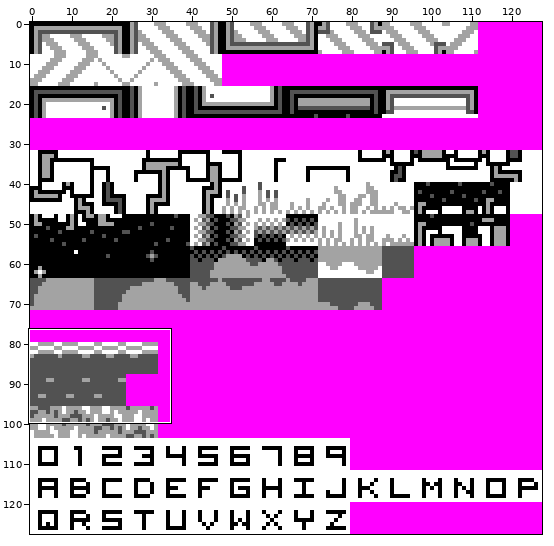
A sprite sheet gets an edit: src/data/tiles.bg.png. Above: a wide view before the commit, with the close-up outlined.
Close-up. Earlier state:
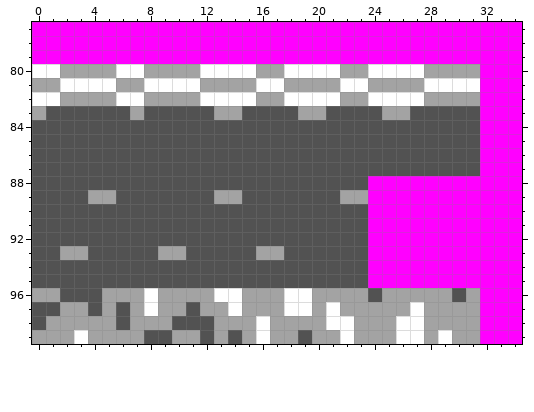
The file is 128x128 pixels. Shown: x 0..34, y 77..99. The commit also changed other parts of the picture, which this record leaves out.
After:
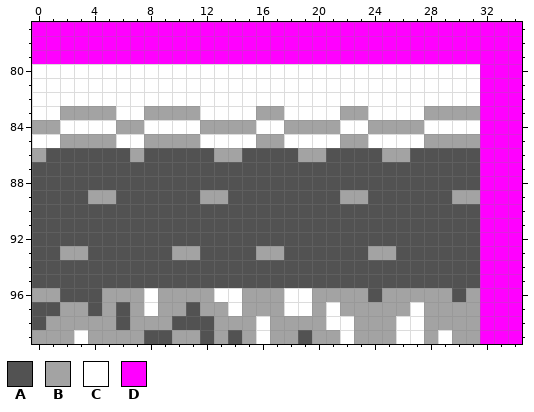
Palette (. is transparent): A #525252  B #a3a3a3  C #ffffff  D #ff00ff
Changes in this commit:
@@ x 0..34 @@
  79 DDDDDDDDDDDDDDDDDDDDDDDDDDDDDDDDDDD
- 80 CCBBBBCCBBBBCCCCBBCCCCBBCCCCBBBBDDD
- 81 BBCCCCBBCCCCBBBBCCBBBBCCBBBBCCCCDDD
- 82 CCBBBBCCBBBBCCCCBBCCCCBBCCCCBBBBDDD
- 83 BAAAAAABAAAAABBAAAABBAAAABBAAAAADDD
- 84 AAAAAAAAAAAAAAAAAAAAAAAAAAAAAAAADDD
- 85 AAAAAAAAAAAAAAAAAAAAAAAAAAAAAAAADDD
- 86 AAAAAAAAAAAAAAAAAAAAAAAAAAAAAAAADDD
+ 80 CCCCCCCCCCCCCCCCCCCCCCCCCCCCCCCCDDD
+ 81 CCCCCCCCCCCCCCCCCCCCCCCCCCCCCCCCDDD
+ 82 CCCCCCCCCCCCCCCCCCCCCCCCCCCCCCCCDDD
+ 83 CCBBBBCCBBBBCCCCBBCCCCBBCCCCBBBBDDD
+ 84 BBCCCCBBCCCCBBBBCCBBBBCCBBBBCCCCDDD
+ 85 CCBBBBCCBBBBCCCCBBCCCCBBCCCCBBBBDDD
+ 86 BAAAAAABAAAAABBAAAABBAAAABBAAAAADDD
  87 AAAAAAAAAAAAAAAAAAAAAAAAAAAAAAAADDD
- 88 AAAAAAAAAAAAAAAAAAAAAAAADDDDDDDDDDD
- 89 AAAABBAAAAAAABBAAAAAAABBDDDDDDDDDDD
- 90 AAAAAAAAAAAAAAAAAAAAAAAADDDDDDDDDDD
- 91 AAAAAAAAAAAAAAAAAAAAAAAADDDDDDDDDDD
- 92 AAAAAAAAAAAAAAAAAAAAAAAADDDDDDDDDDD
- 93 AABBAAAAABBAAAAABBAAAAAADDDDDDDDDDD
- 94 AAAAAAAAAAAAAAAAAAAAAAAADDDDDDDDDDD
- 95 AAAAAAAAAAAAAAAAAAAAAAAADDDDDDDDDDD
+ 88 AAAAAAAAAAAAAAAAAAAAAAAAAAAAAAAADDD
+ 89 AAAABBAAAAAABBAAAAAAAABBAAAAAABBDDD
+ 90 AAAAAAAAAAAAAAAAAAAAAAAAAAAAAAAADDD
+ 91 AAAAAAAAAAAAAAAAAAAAAAAAAAAAAAAADDD
+ 92 AAAAAAAAAAAAAAAAAAAAAAAAAAAAAAAADDD
+ 93 AABBAAAAAABBAAAABBAAAAAABBAAAAAADDD
+ 94 AAAAAAAAAAAAAAAAAAAAAAAAAAAAAAAADDD
+ 95 AAAAAAAAAAAAAAAAAAAAAAAAAAAAAAAADDD
  96 BBAAABBBCBBBBCCBBBCCBBBBABBBBBABDDD
Changed places in both close-ups, as pixel boxes (x1, y1, x2, y2):
changed: (32, 64, 480, 288)
